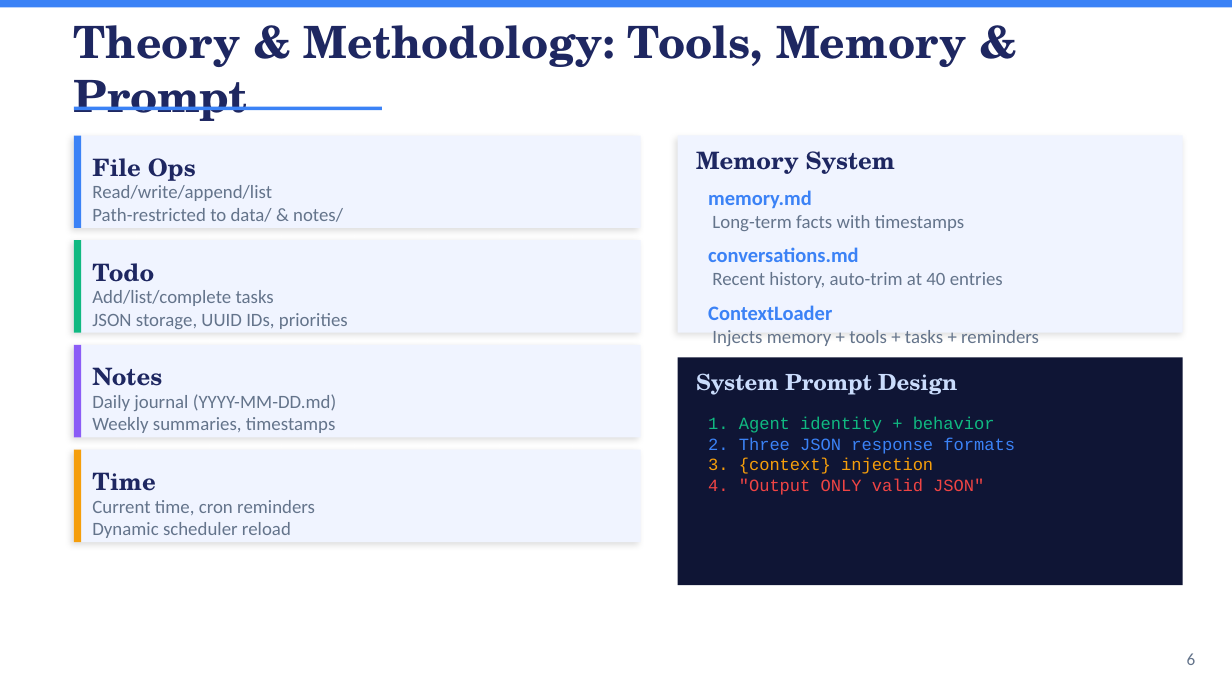
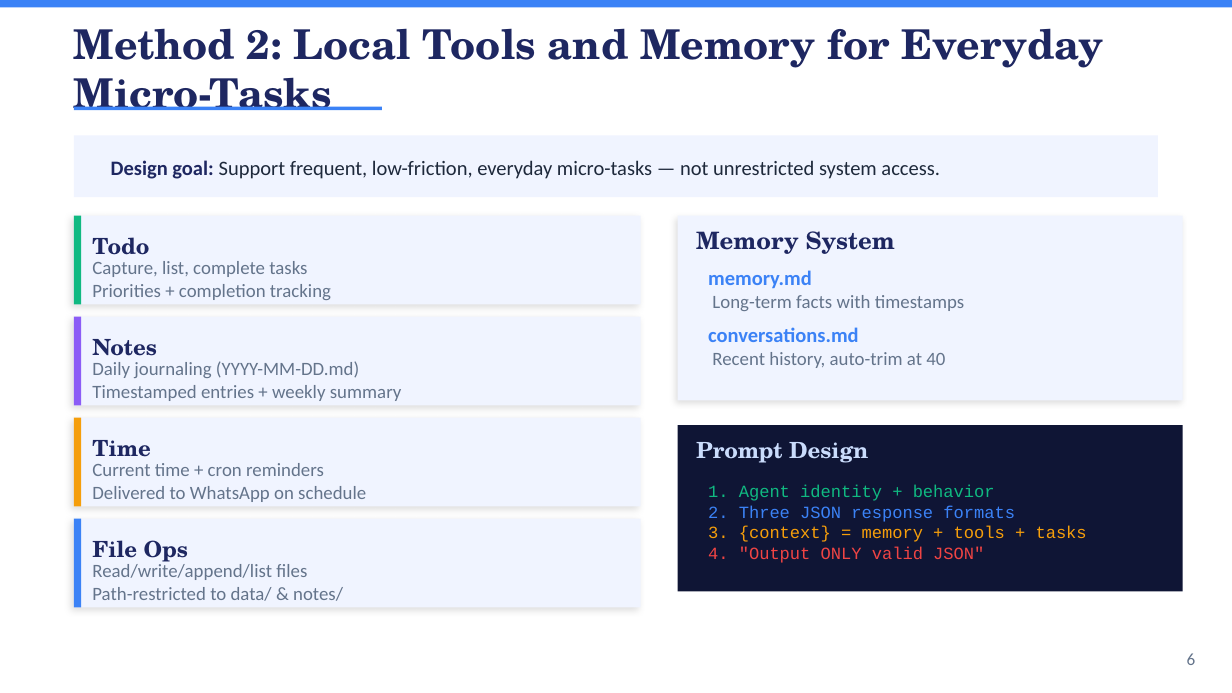
Before and after one commit to LIJianxuanLeo/liteclaw, a slide deck: slide 6 of docs/presentation.pptx. Drawn at 1232x693 pixels with LibreOffice and Linux fonts; fonts in the diff are those of the drawing. Boxes give left, top, right and bottom in pixels: in the first picture for what was removed or moved away, otherwise in the second. Text is boxed around its words. In the diff, an @@ line names an element or a change of style, - is before the commit and + after.

```diff
--- a/docs/presentation.pptx
+++ b/docs/presentation.pptx
@@ text at [74, 28, 1104, 110]: text changed; size 26 to 24 pt @@
-Theory & Methodology: Tools, Memory & Prompt
+Method 2: Local Tools and Memory for Everyday Micro-Tasks
@@ rectangle: place and size @@
-rectangle at [74, 136, 641, 228]
+rectangle at [74, 136, 1158, 197]
@@ rectangle at [74, 136, 1158, 197]: shadow off @@
@@ text added at [111, 160, 940, 179], 12 pt, text #1E293B @@
+Design goal: Support frequent, low-friction, everyday micro-tasks — not unrestricted system access.
@@ rectangle: place and size @@
-rectangle at [74, 240, 641, 333]
+rectangle at [74, 216, 641, 304]
@@ rectangle: place and size @@
-rectangle at [74, 240, 81, 333]
+rectangle at [74, 216, 81, 304]
@@ text "Todo": place and size @@
-text "Todo" at [92, 263, 154, 282]
+text "Todo" at [92, 237, 149, 255]
@@ rectangle: place and size @@
-rectangle at [678, 136, 1183, 333]
+rectangle at [678, 216, 1183, 400]
@@ text "Memory System": place and size @@
-text "Memory System" at [696, 151, 895, 174]
+text "Memory System" at [696, 231, 895, 254]
@@ text at [92, 261, 331, 300]: text changed @@
-Add/list/complete tasks
-JSON storage, UUID IDs, priorities
+Capture, list, complete tasks
+Priorities + completion tracking
@@ text "memory.md": place and size @@
-text "memory.md" at [708, 190, 1039, 346]
+text "memory.md" at [708, 270, 965, 368]
@@ rectangle: place and size @@
-rectangle at [74, 345, 641, 437]
+rectangle at [74, 317, 641, 405]
@@ rectangle: place and size @@
-rectangle at [74, 345, 81, 437]
+rectangle at [74, 317, 81, 405]
@@ text "Notes": place and size @@
-text "Notes" at [92, 367, 162, 386]
+text "Notes" at [92, 339, 157, 356]
@@ text at [712, 352, 945, 368]: text changed @@
-Recent history, auto-trim at 40 entries
-ContextLoader
-Injects memory + tools + tasks + reminders
+Recent history, auto-trim at 40
@@ text at [92, 361, 402, 401]: text changed @@
-Daily journal (YYYY-MM-DD.md)
-Weekly summaries, timestamps
+Daily journaling (YYYY-MM-DD.md)
+Timestamped entries + weekly summary
@@ rectangle: place and size @@
-rectangle at [74, 450, 641, 542]
+rectangle at [74, 418, 641, 506]
@@ rectangle: place and size @@
-rectangle at [74, 450, 81, 542]
+rectangle at [74, 418, 81, 506]
@@ text "Time": place and size @@
-text "Time" at [92, 472, 155, 491]
+text "Time" at [92, 440, 151, 457]
@@ rectangle: place and size @@
-rectangle at [678, 357, 1183, 585]
+rectangle at [678, 425, 1183, 591]
@@ text at [696, 442, 868, 463]: text changed @@
-System Prompt Design
+Prompt Design
@@ text at [92, 463, 366, 502]: text changed @@
-Current time, cron reminders
-Dynamic scheduler reload
+Current time + cron reminders
+Delivered to WhatsApp on schedule
@@ text at [708, 484, 1087, 563]: text changed; text colour #3B82F6 to #F59E0B @@
-1. Agent identity + behavior
-2. Three JSON response formats
-3. {context} injection
-4. "Output ONLY valid JSON"
+1. Agent identity + behavior
+2. Three JSON response formats
+3. {context} = memory + tools + tasks
+4. "Output ONLY valid JSON"
@@ rectangle: place and size @@
-rectangle at [74, 136, 81, 228]
+rectangle at [74, 519, 81, 607]
@@ rectangle added at [74, 519, 641, 607], fill #F0F4FF @@
@@ size 14 to 13 pt in 4 elements at [92, 237, 149, 255], [92, 339, 157, 356], [92, 440, 151, 457], [92, 540, 188, 562] @@
@@ text "File Ops": place and size @@
-text "File Ops" at [92, 158, 196, 181]
+text "File Ops" at [92, 540, 188, 562]
@@ text at [92, 564, 307, 580]: text changed @@
-Read/write/append/list
+Read/write/append/list files
@@ text "Read/write/append/list files": place and size @@
-text "Read/write/append/list files" at [92, 185, 343, 222]
+text "Read/write/append/list files" at [92, 564, 343, 601]
```
Also in this commit, not shown: 4 other slides changed, 5 slides added, 5 slides removed, 4 other files.
